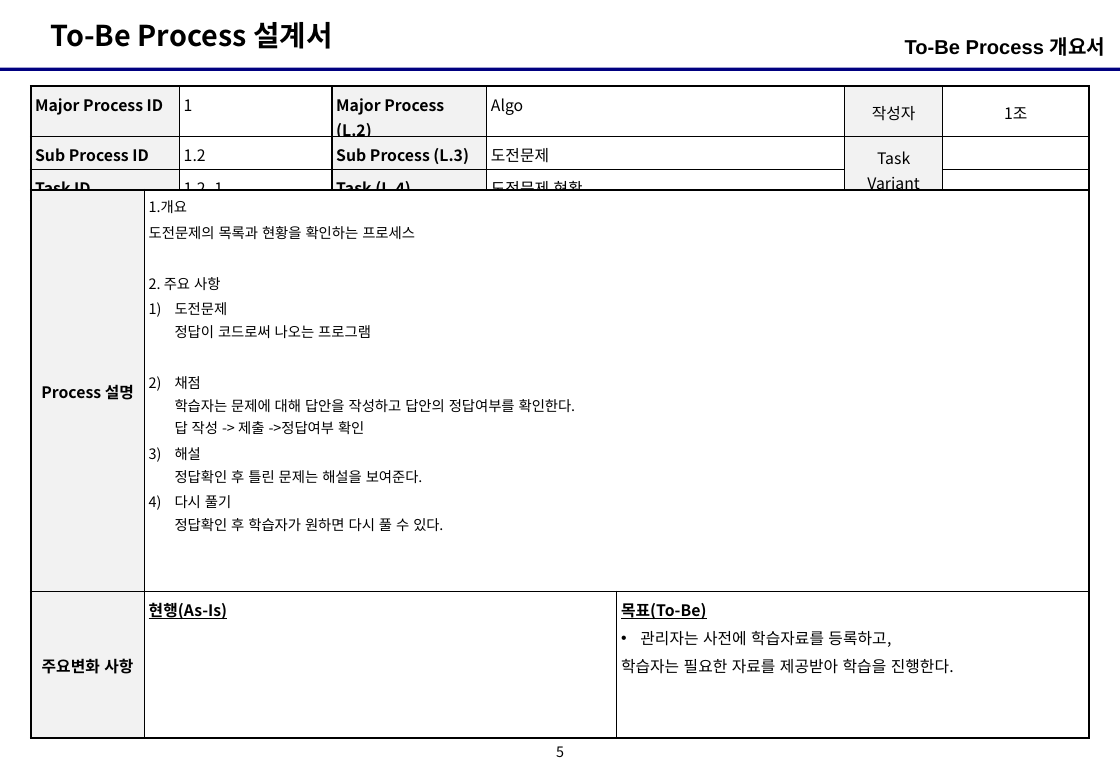
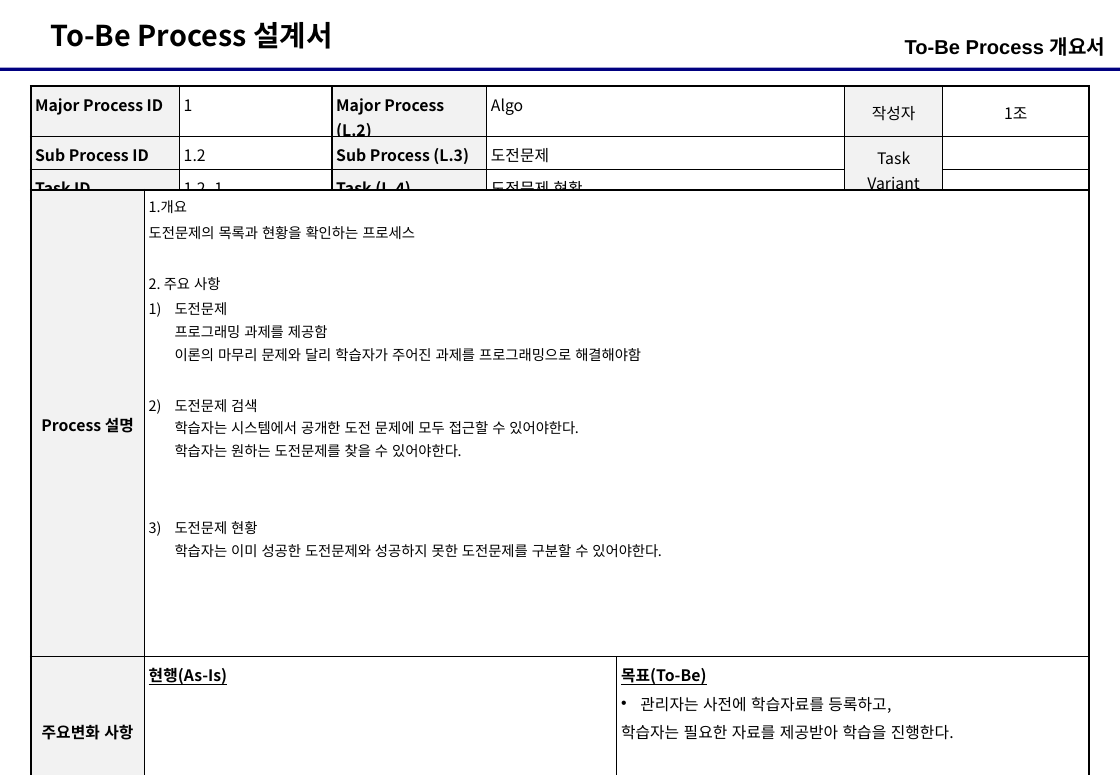
Before and after one commit to Uginim/JavaSWEngineeringCourse, a slide deck: slide 7 of documents/팀프로젝트/팀구성_개발일정_DB설계/프로세스설계서_200219_1221.pptx (slide 5 before the commit). Drawn at 1120x775 pixels with LibreOffice and Linux fonts; fonts in the diff are those of the drawing. Boxes give left, top, right and bottom in pixels: in the first picture for what was removed or moved away, otherwise in the second. Text is boxed around its words. In the diff, an @@ line names an element or a change of style, - is before the commit and + after.

Commit message:
doc: 복습한 내용 추가 및 팀프로젝트 문서들 수정

```diff
--- a/documents/팀프로젝트/팀구성_개발일정_DB설계/프로세스설계서_200219_1221.pptx
+++ b/documents/팀프로젝트/팀구성_개발일정_DB설계/프로세스설계서_200219_1221.pptx
@@ table at (31,190,1090,775) @@
-row 1, column 2: 1.개요 / 도전문제의 목록과 현황을 확인하는 프로세스 / 2. 주요 사항 / 도전문제 정답이 코드로써 나오는 프로그램 / 채점 학습자는 문제에 대해 답안을 작성하고 답안의 정답여부를 확인한다. 답 작성 -> 제출 ->정답여부 확인 / 해설 정답확인 후 틀린 문제는 해설을 보여준다. / 다시 풀기 정답확인 후 학습자가 원하면 다시 풀 수 있다.
+row 1, column 2: 1.개요 / 도전문제의 목록과 현황을 확인하는 프로세스 / 2. 주요 사항 / 도전문제 프로그래밍 과제를 제공함 이론의 마무리 문제와 달리 학습자가 주어진 과제를 프로그래밍으로 해결해야함 / 도전문제 검색 학습자는 시스템에서 공개한 도전 문제에 모두 접근할 수 있어야한다. 학습자는 원하는 도전문제를 찾을 수 있어야한다. / 도전문제 현황 학습자는 이미 성공한 도전문제와 성공하지 못한 도전문제를 구분할 수 있어야한다.
@@ page number removed at (556,746,564,757) @@
-5
```
Also in this commit, not shown: 5 other slides changed, 4 slides added, 4 other files.
